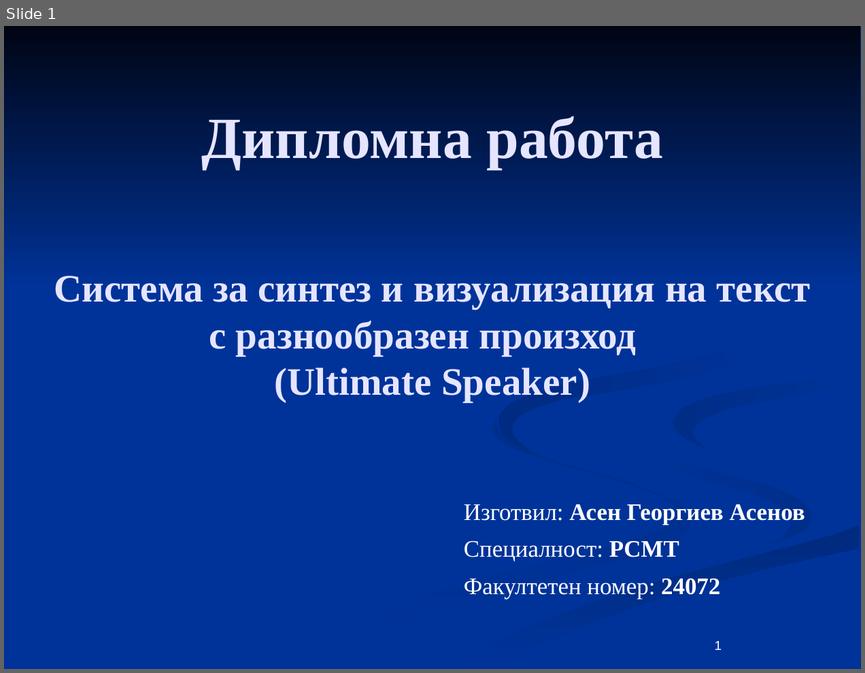
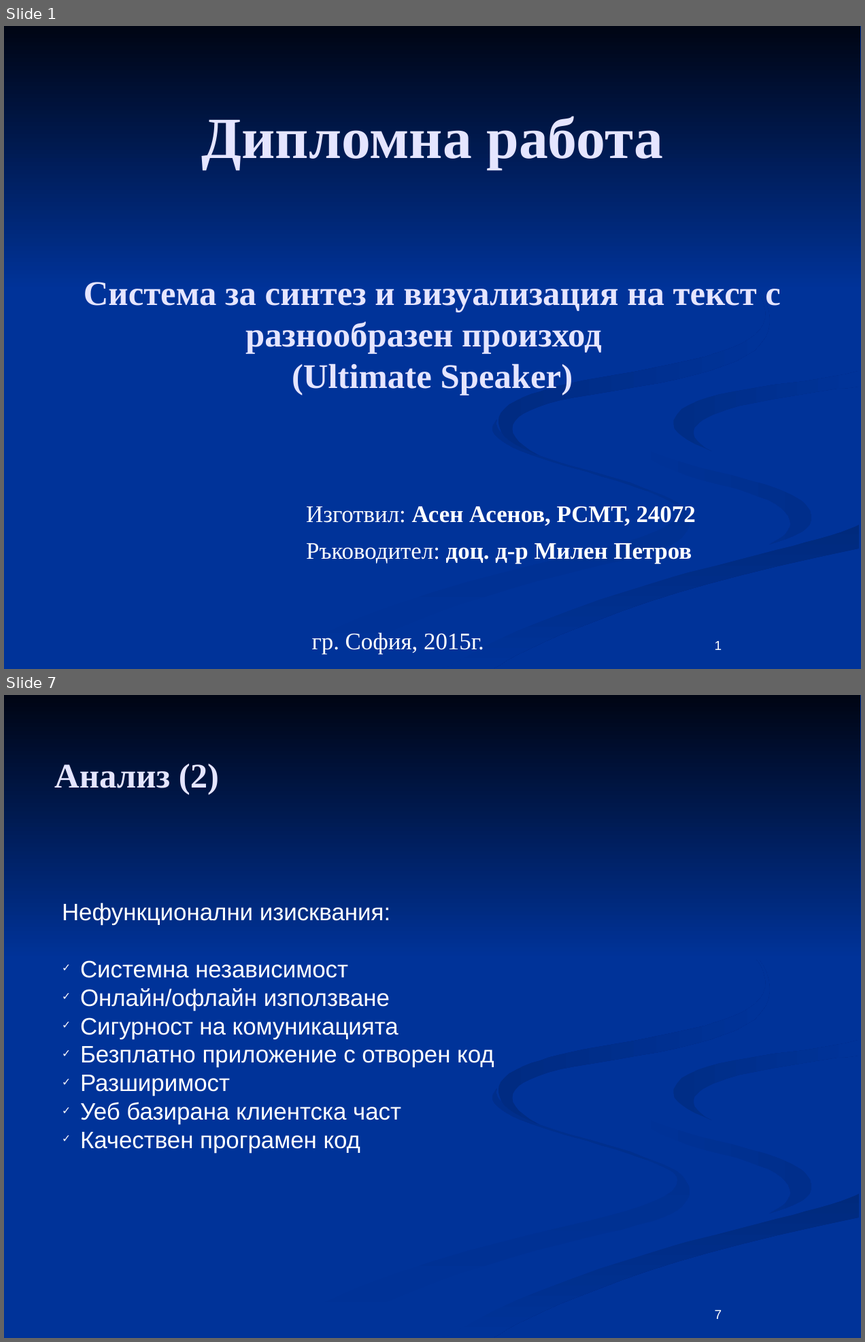
Before and after one commit to aasenov/ultimate-speaker, a slide deck: docs/Diplomna.odp. Shown one above the other, each under a label of ours: slide 1 before the commit, slides 1 and 7 after it; the slides between them are not shown. The pictures are 865x673 and 865x1342 pixels, drawn with LibreOffice and Linux fonts; fonts in the diff are those of the drawing. Boxes give left, top, right and bottom in pixels: in the first picture for what was removed or moved away, otherwise in the second. Text is boxed around its words. In the diff, an @@ line names an element or a change of style, - is before the commit and + after.

```diff
--- a/docs/Diplomna.odp
+++ b/docs/Diplomna.odp
@@ slide 7 added at (4, 695, 861, 1338), background #003399; not listed: 7 template elements that a slide beside it also shows @@
@@ title added at (54, 764, 219, 795), 32 pt, text #E5E5FF, bold @@
+Анализ (2)
@@ text added at (62, 902, 494, 1153), 22 pt, text #FFFFFF @@
+Нефункционални изисквания:
+✓ Системна независимост
+✓ Онлайн/офлайн използване
+✓ Сигурност на комуникацията
+✓ Безплатно приложение с отворен код
+✓ Разширимост
+✓ Уеб базирана клиентска част
+✓ Качествен програмен код
@@ page number added at (715, 1310, 722, 1319), 12 pt, text #FFFFFF @@
+7
@@ slide 1 changed as well @@
@@ title "Система за синтез и визуализация ..." at (84, 282, 781, 395): size 36 to 32 pt @@
@@ subtitle at (306, 505, 696, 564): text changed; bold on @@
-Изготвил: Асен Георгиев Асенов
-Специалност: РСМТ
-Факултетен номер: 24072
+Изготвил: Асен Асенов, РСМТ, 24072
+Ръководител: доц. д-р Милен Петров
@@ text added at (312, 632, 484, 654), 22 pt, text #FFFFFF @@
+гр. София, 2015г.
```
Also in this commit, not shown: 10 other slides added, 9 slides removed.
